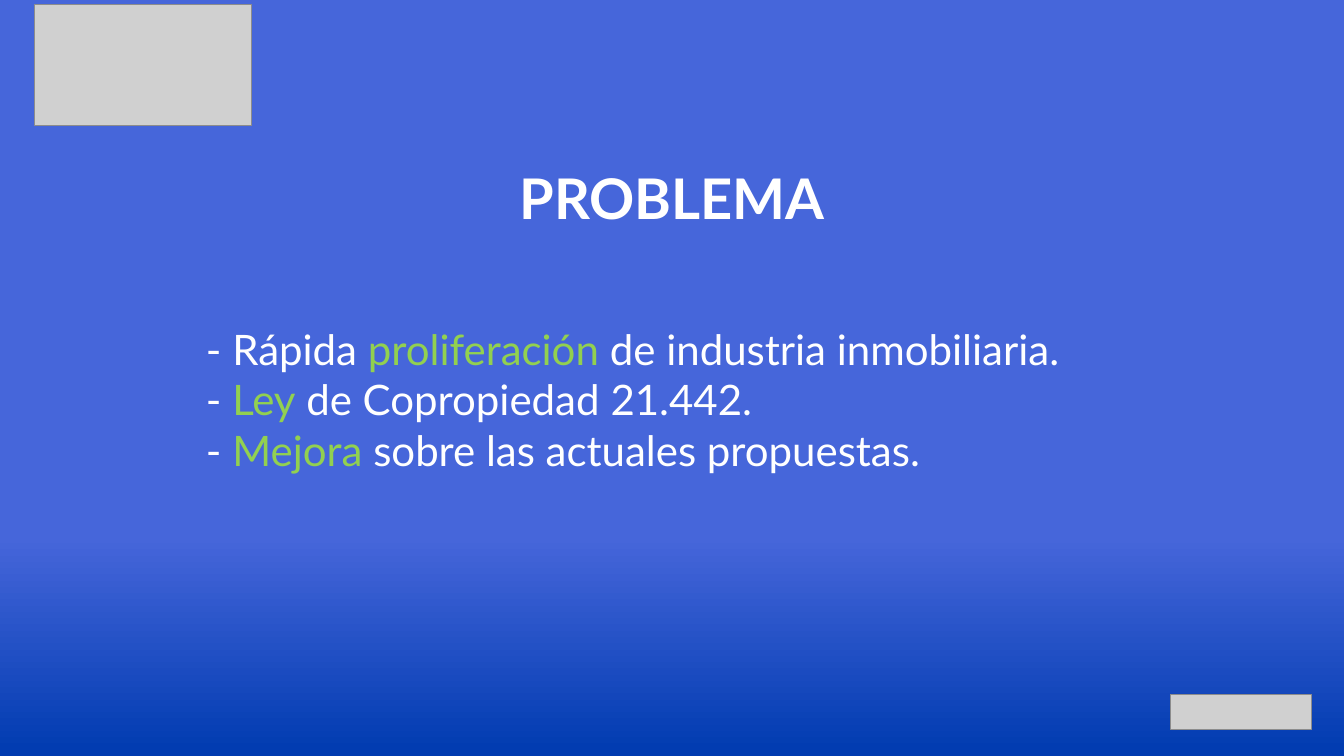
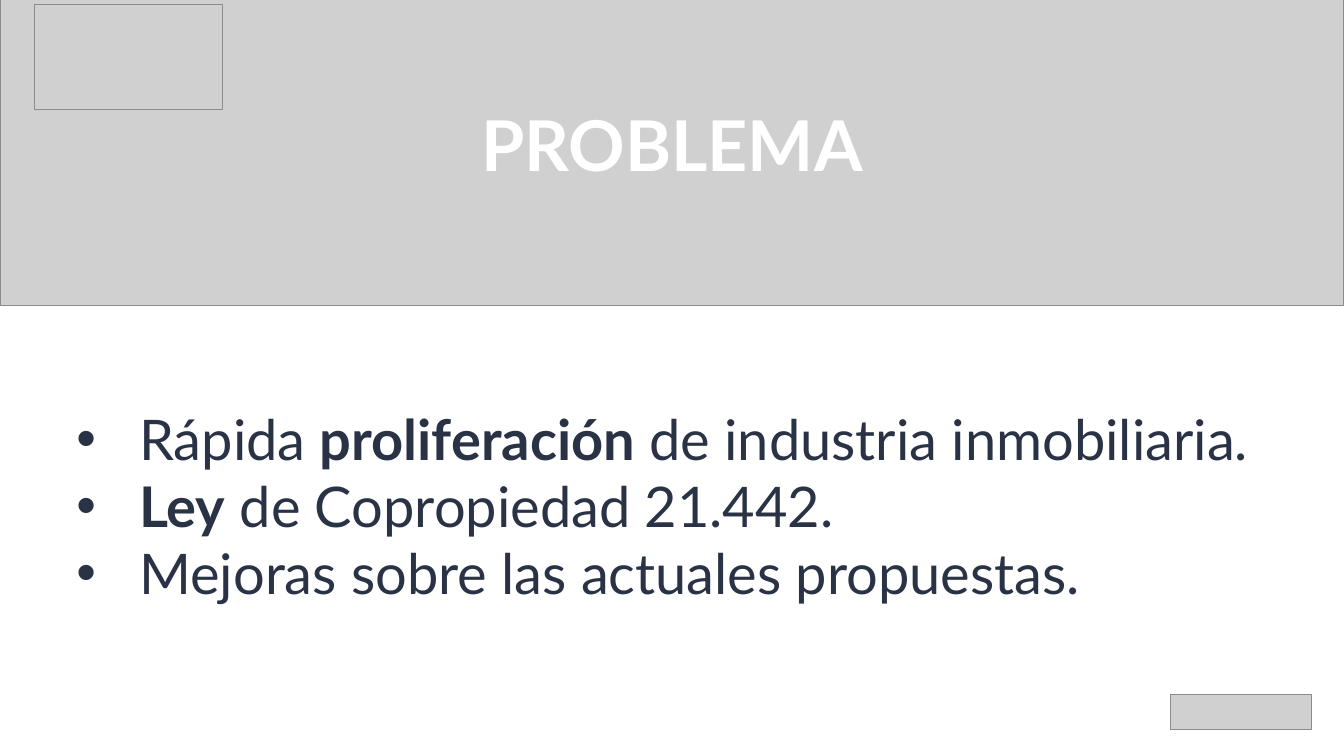
Before and after one commit to jorsandoval/IntDUC24, a slide deck: slide 4 of Fase 3/Evidencias Grupales/Presentacion Final Intelificio.pptx (slide 3 before the commit). Drawn at 1344x756 pixels with LibreOffice and Linux fonts; fonts in the diff are those of the drawing; grey boxes stand for pictures; background and template pictures are left out. Boxes give left, top, right and bottom in pixels: in the first picture for what was removed or moved away, otherwise in the second. Text is boxed around its words. In the diff, an @@ line names an element or a change of style, - is before the commit and + after.

```diff
--- a/Fase 3/Evidencias Grupales/Presentacion Final Intelificio.pptx
+++ b/Fase 3/Evidencias Grupales/Presentacion Final Intelificio.pptx
@@ background picture (left out) to #FFFFFF @@
@@ picture added at box(0, 0, 1344, 307) @@
@@ picture: place and size @@
-picture at box(35, 4, 252, 126)
+picture at box(35, 4, 223, 110)
@@ text "PROBLEMA": place and size @@
-text "PROBLEMA" at box(520, 178, 825, 220)
+text "PROBLEMA" at box(481, 120, 863, 171)
@@ text "PROBLEMA" at box(481, 120, 863, 171): size 40 to 50 pt @@
@@ text at box(139, 418, 1248, 604): text changed; size 30 to 40 pt; text colour #FFFFFF to #2A3346 @@
-- Rápida proliferación de industria inmobiliaria.
-- Ley de Copropiedad 21.442.
-- Mejora sobre las actuales propuestas.
+• Rápida proliferación de industria inmobiliaria.
+• Ley de Copropiedad 21.442.
+• Mejoras sobre las actuales propuestas.
```
Also in this commit, not shown: 7 other slides changed, 8 slides added, 9 slides removed.
